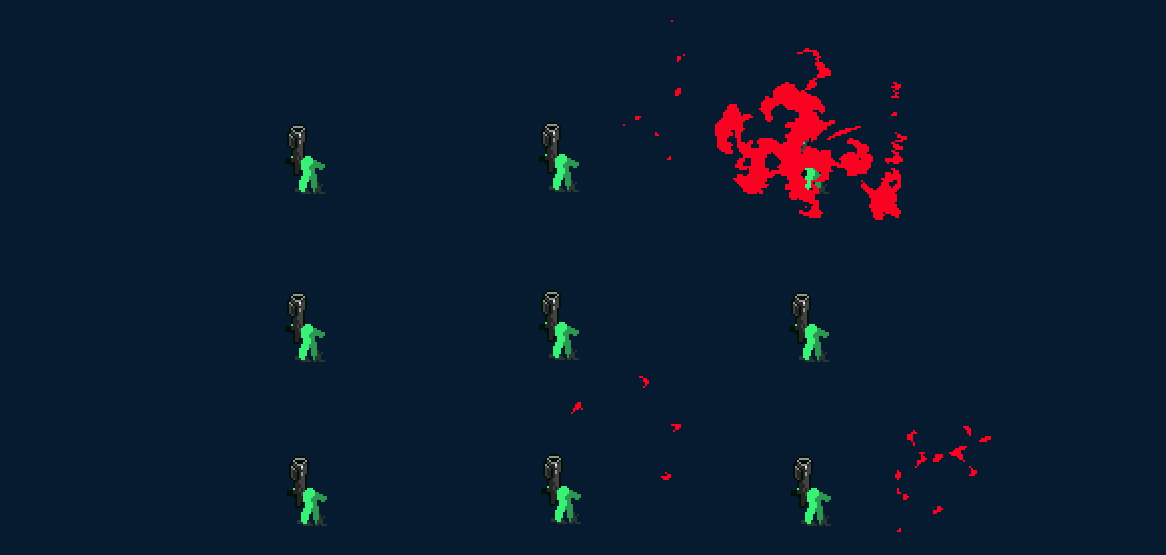
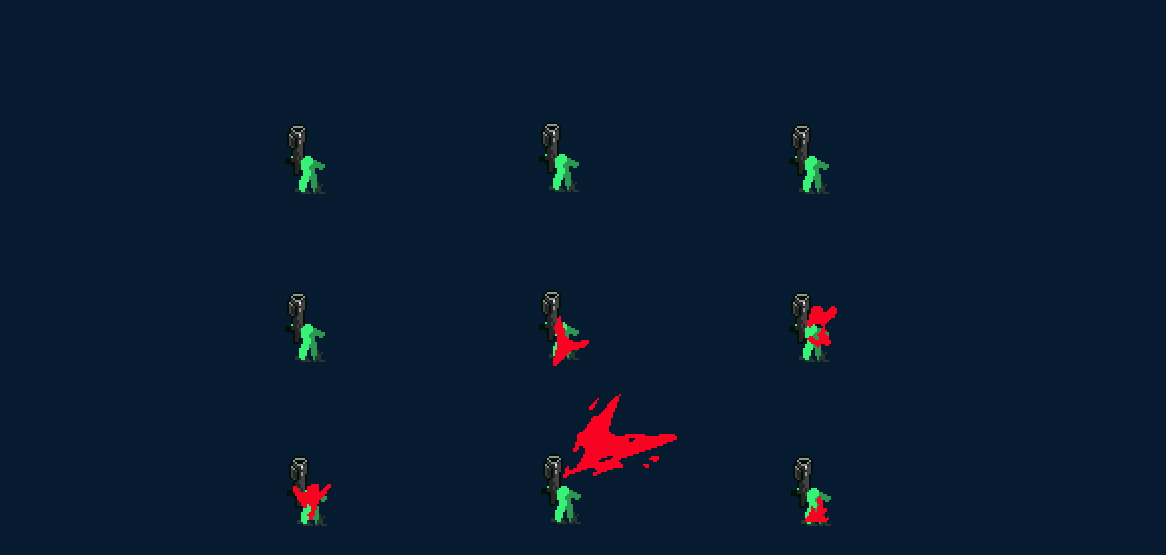
Comparing the layer stacks of the two w=1166, h=555 images. Changes:
hid "Layer 12" over [293, 20, 991, 532]
hid "Layer 11" over [293, 20, 991, 532]
hid "Layer 10" over [293, 20, 991, 532]
hid "Layer 9" over [293, 20, 991, 532]
hid "Layer 8" over [293, 20, 991, 532]
hid "Layer 7" over [293, 20, 991, 532]
hid "Layer 6" over [293, 20, 991, 532]
hid "Layer 5" over [293, 20, 991, 532]
hid "Layer 4" over [293, 20, 991, 532]
hid "Layer 3" over [293, 20, 991, 532]
